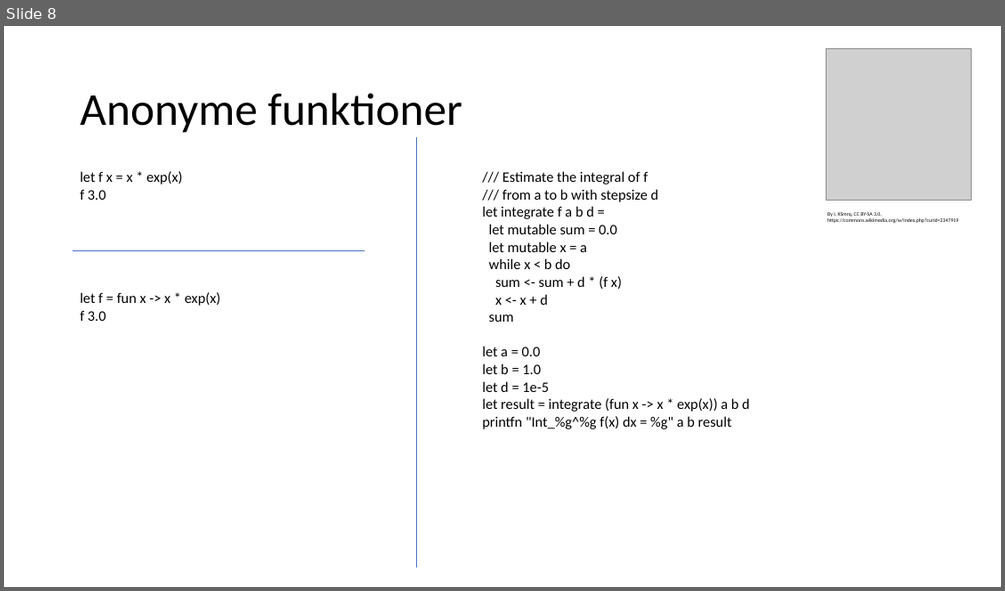
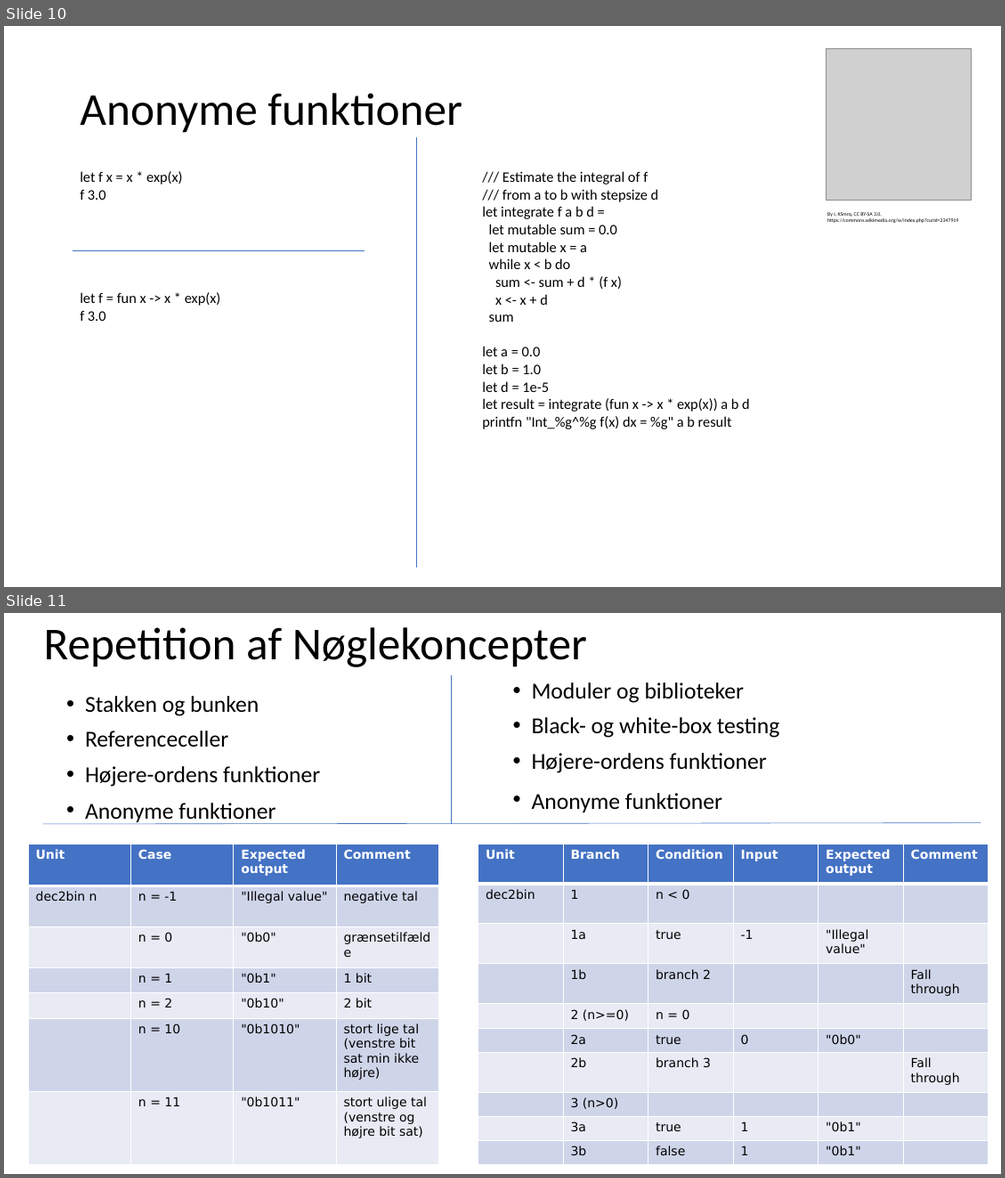
Before and after one commit to fisterloegsovs/pop22, a slide deck: lectures/4.2StackHeapRefsHigherOrderFcts/lecture.pptx. Shown one above the other, each under a label of ours: slide 8 before the commit, slides 10 and 11 after it. The pictures are 1005x591 and 1005x1178 pixels, drawn with LibreOffice and Linux fonts; fonts in the diff are those of the drawing; grey boxes stand for pictures. Boxes give left, top, right and bottom in pixels: in the first picture for what was removed or moved away, otherwise in the second. Text is boxed around its words. In the diff, an @@ line names an element or a change of style, - is before the commit and + after.

```diff
--- a/lectures/4.2StackHeapRefsHigherOrderFcts/lecture.pptx
+++ b/lectures/4.2StackHeapRefsHigherOrderFcts/lecture.pptx
@@ slide 11 added at [4,613,1001,1174], background #FFFFFF @@
@@ title added at [44,627,587,667], 44 pt, text #000000 @@
+Repetition af Nøglekoncepter
@@ line added from (451, 675) to (451, 824), #4472C4 0.5 pt @@
@@ text added at [532,682,780,812], 22 pt, text #000000 @@
+• Moduler og biblioteker
+• Black- og white-box testing
+• Højere-ordens funktioner
+• Anonyme funktioner
@@ text added at [85,696,320,824], 22 pt, text #000000 @@
+• Stakken og bunken
+• Referenceceller
+• Højere-ordens funktioner
+• Anonyme funktioner
@@ line added from (43, 824) to (980, 823), #4472C4 0.5 pt @@
@@ table added at [28,844,437,1164], 7 rows, 4 columns @@
+Unit | Case | Expected output | Comment
+dec2bin n | n = -1 | "Illegal value" | negative tal
+ | n = 0 | "0b0" | grænsetilfælde
+ | n = 1 | "0b1" | 1 bit
+ | n = 2 | "0b10" | 2 bit
+ | n = 10 | "0b1010" | stort lige tal (venstre bit sat min ikke højre)
+ | n = 11 | "0b1011" | stort ulige tal (venstre og højre bit sat)
@@ table added at [478,844,989,1164], 10 rows, 6 columns @@
+Unit | Branch | Condition | Input | Expected output | Comment
+dec2bin | 1 | n < 0 |  |  | 
+ | 1a | true | -1 | "Illegal value" | 
+ | 1b | branch 2 |  |  | Fall through
+ | 2 (n>=0) | n = 0 |  |  | 
+ | 2a | true | 0 | "0b0" | 
+ | 2b | branch 3 |  |  | Fall through
+ | 3 (n>0) |  |  |  | 
+ | 3a | true | 1 | "0b1" | 
+ | 3b | false | 1 | "0b1" | 
@@ what was slide 8 is now slide 10 @@
```
Also in this commit, not shown: 1 slide changed, 8 other slides added, 10 other files.
